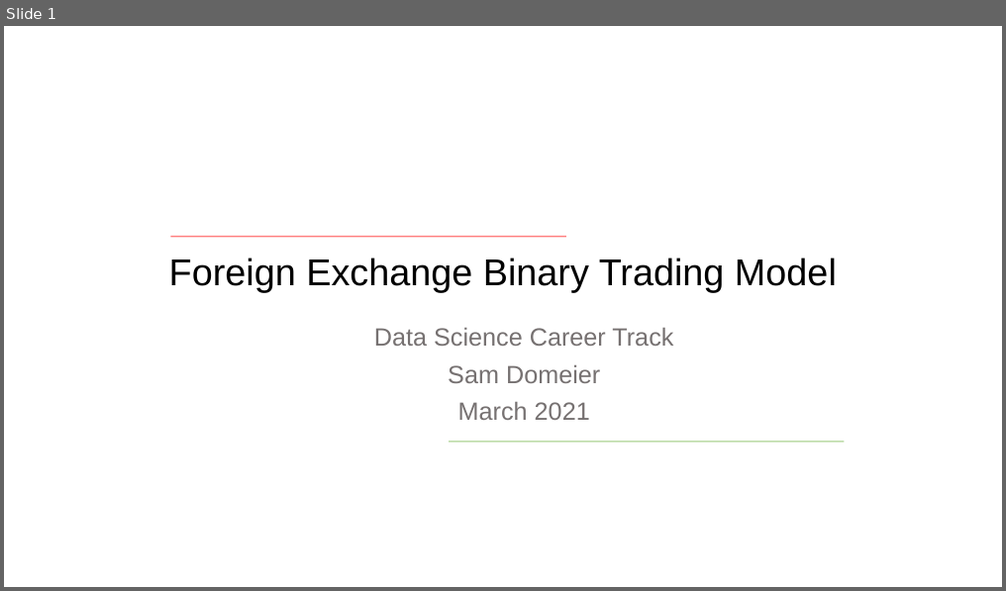
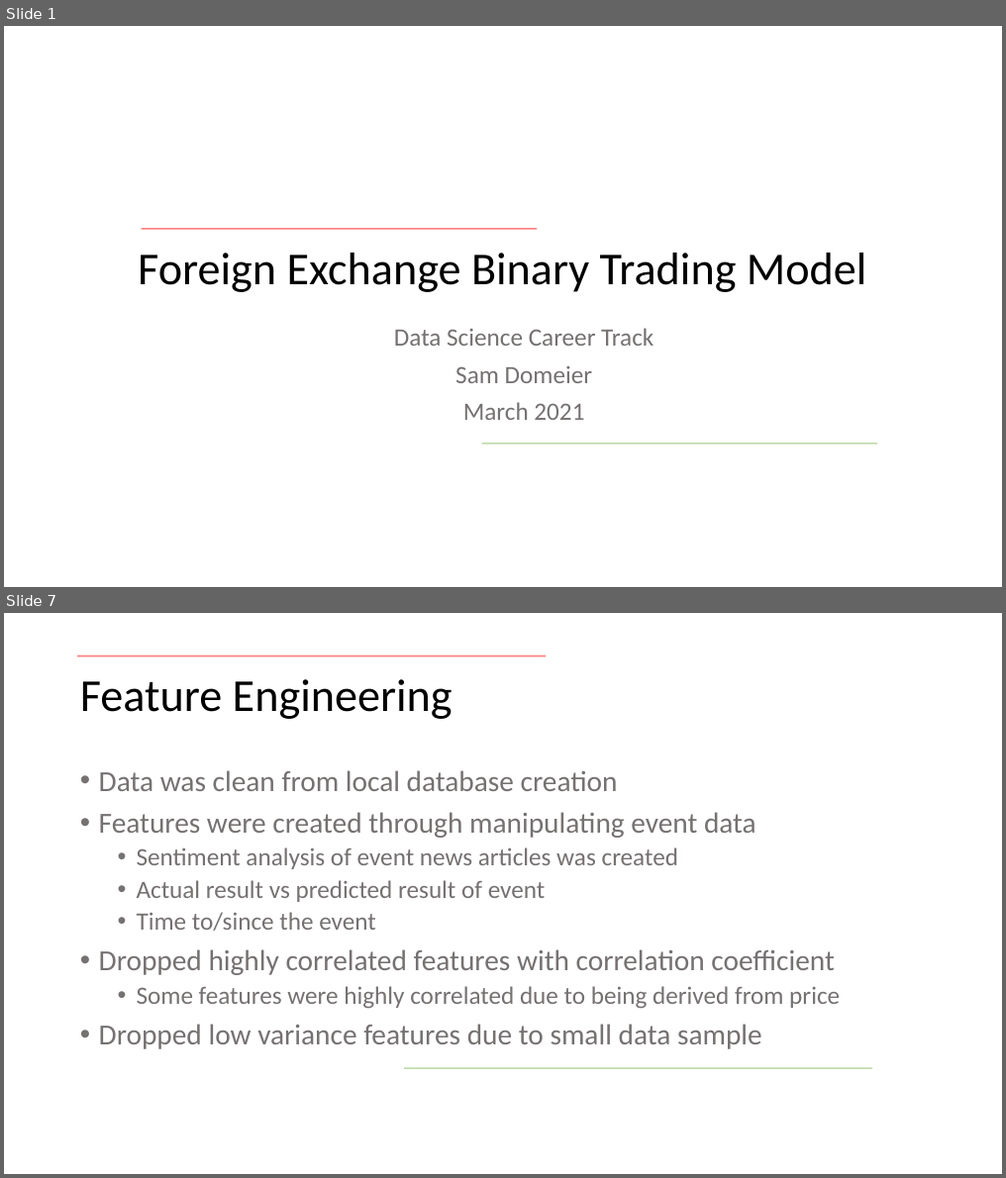
Before and after one commit to samdomeier/Springboard-projects, a slide deck: forex_binary_trading_classification/forex_model_presentation.pptx. Shown one above the other, each under a label of ours: slide 1 before the commit, slides 1 and 7 after it; the slides between them are not shown. The pictures are 1006x591 and 1006x1178 pixels, drawn with LibreOffice and Linux fonts; fonts in the diff are those of the drawing; background and template pictures are left out. Boxes give left, top, right and bottom in pixels: in the first picture for what was removed or moved away, otherwise in the second. Text is boxed around its words. In the diff, an @@ line names an element or a change of style, - is before the commit and + after.

```diff
--- a/forex_binary_trading_classification/forex_model_presentation.pptx
+++ b/forex_binary_trading_classification/forex_model_presentation.pptx
@@ slide 7 added at (x1=4, y1=613, x2=1002, y2=1174), background picture (left out) @@
@@ line added from (77, 657) to (546, 657), #FF0000 1.5 pt @@
@@ title added at (x1=80, y1=679, x2=452, y2=719), 44 pt, text #000000 @@
+Feature Engineering
@@ text added at (x1=99, y1=770, x2=840, y2=1050), 28 pt, text #767171 @@
+• Data was clean from local database creation
+• Features were created through manipulating event data
+  • Sentiment analysis of event news articles was created
+  • Actual result vs predicted result of event
+  • Time to/since the event
+• Dropped highly correlated features with correlation coefficient
+  • Some features were highly correlated due to being derived from price
+• Dropped low variance features due to small data sample
@@ line added from (404, 1069) to (872, 1069), #A9D18E 1.5 pt @@
@@ slide 1 changed as well @@
@@ line moved from (171, 236) - (566, 236) to (141, 229) - (537, 229) @@
@@ title "Foreign Exchange Binary Trading Model" at (x1=138, y1=253, x2=867, y2=292): size 36 to 44 pt, font Arial to Calibri @@
@@ subtitle "Data Science Career Track" at (x1=394, y1=328, x2=653, y2=420): font Arial to Calibri @@
@@ line moved from (449, 442) - (844, 442) to (481, 444) - (877, 444) @@
```
Also in this commit, not shown: 11 other slides added, 1 slide removed.
